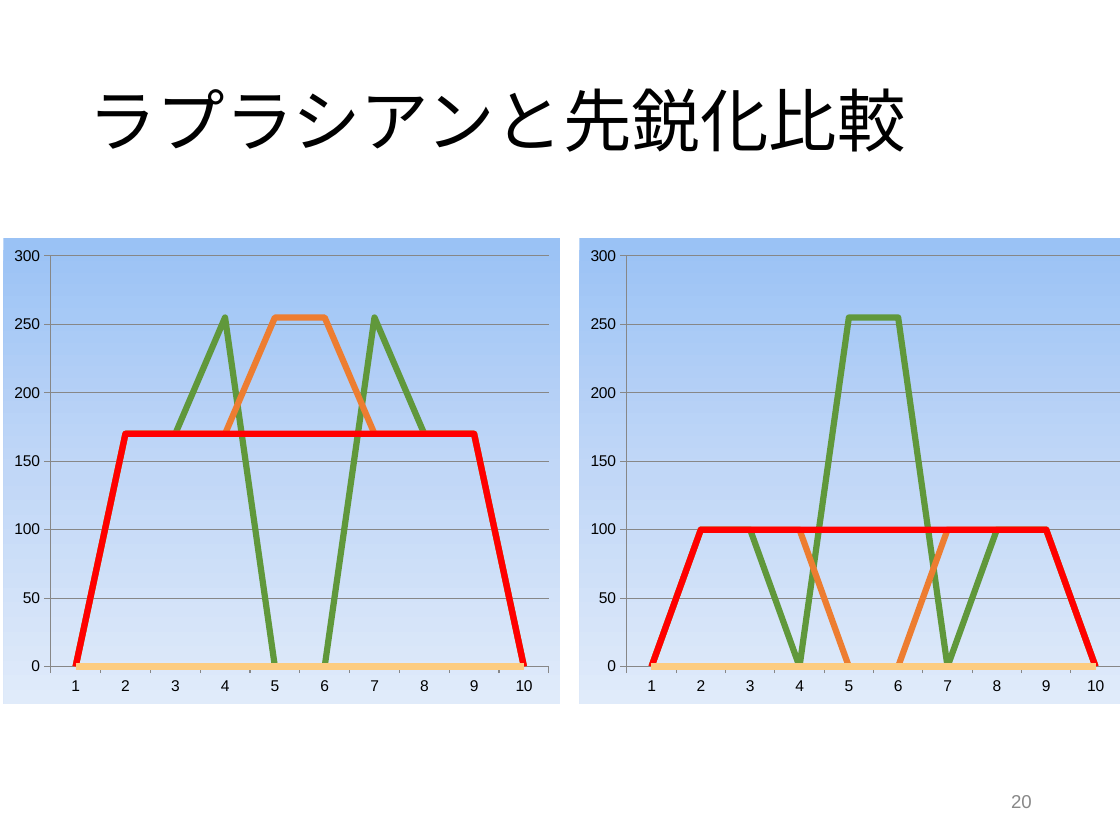
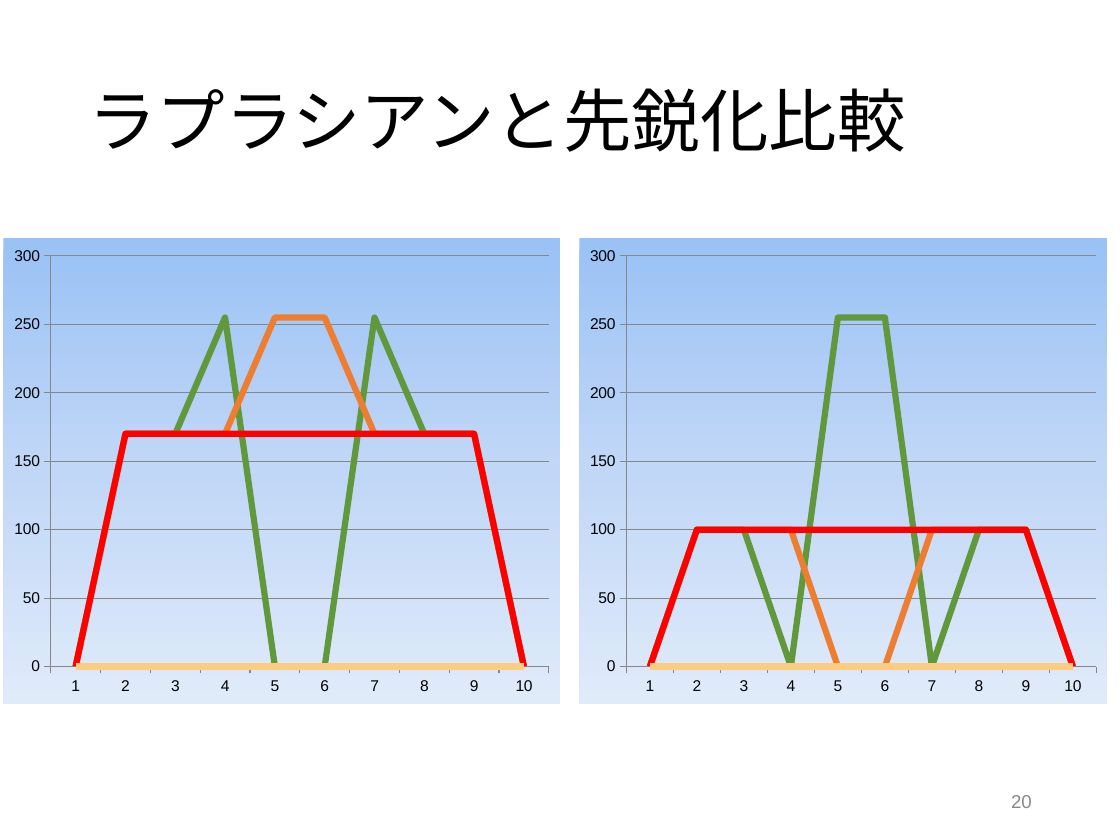
Before and after one commit to tamu0106/IN4_exp, a slide deck: slide 20 of exp_c/slide/exp_C.pptx. Drawn at 1120x840 pixels with LibreOffice and Linux fonts; fonts in the diff are those of the drawing. Boxes give left, top, right and bottom in pixels: in the first picture for what was removed or moved away, otherwise in the second. Text is boxed around its words. In the diff, an @@ line names an element or a change of style, - is before the commit and + after.

```diff
--- a/exp_c/slide/exp_C.pptx
+++ b/exp_c/slide/exp_C.pptx
@@ line chart resized from (x1=579, y1=237, x2=1120, y2=704) to (x1=579, y1=237, x2=1107, y2=704) @@
```
Also in this commit, not shown: 2 other slides changed, 1 other file.
